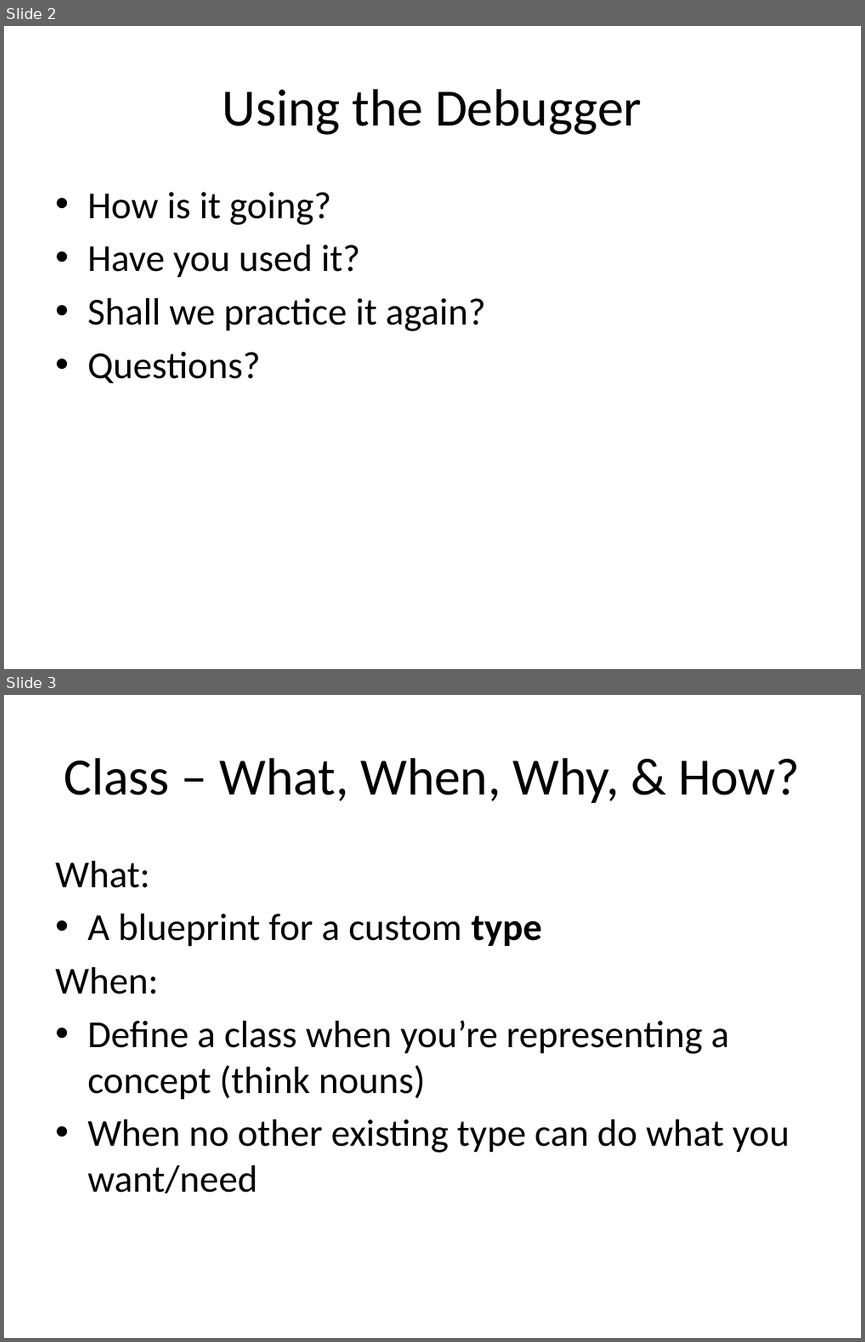
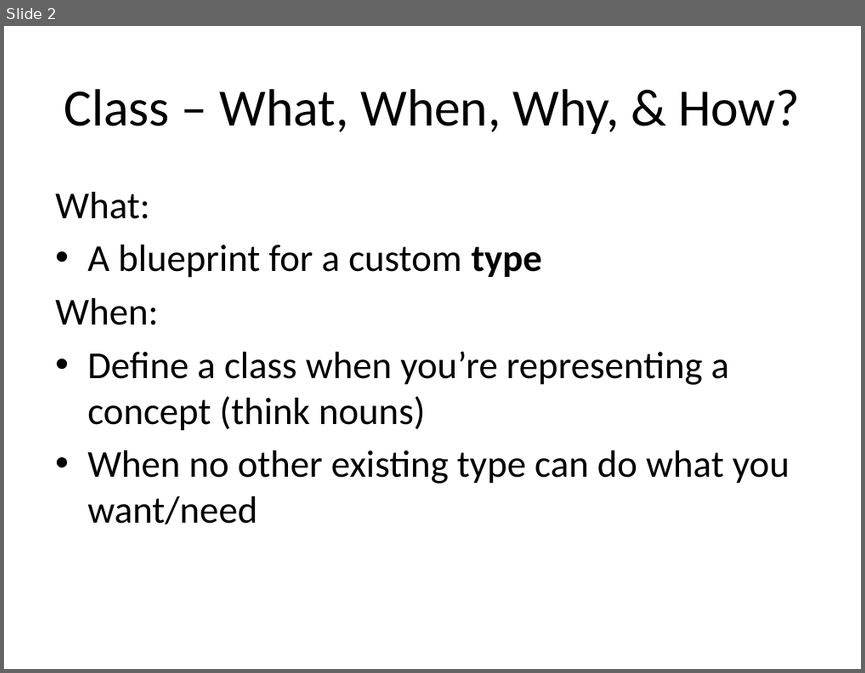
Before and after one commit to RHIT-CSSE/csse220, a slide deck: ClassMaterials/MapsAndObjectIntro/Slides/Part1-ObjectIntro.pptx. Shown one above the other, each under a label of ours: slides 2 and 3 before the commit, slide 2 after it. The pictures are 865x1342 and 865x673 pixels, drawn with LibreOffice and Linux fonts; fonts in the diff are those of the drawing. Boxes give left, top, right and bottom in pixels: in the first picture for what was removed or moved away, otherwise in the second. Text is boxed around its words. In the diff, an @@ line names an element or a change of style, - is before the commit and + after.

```diff
--- a/ClassMaterials/MapsAndObjectIntro/Slides/Part1-ObjectIntro.pptx
+++ b/ClassMaterials/MapsAndObjectIntro/Slides/Part1-ObjectIntro.pptx
@@ slide 2 removed at (4, 26, 861, 669), background #FFFFFF @@
@@ title removed at (222, 89, 642, 135) @@
-Using the Debugger
@@ text removed at (87, 192, 486, 383) @@
-• How is it going?
-• Have you used it?
-• Shall we practice it again?
-• Questions?
@@ what was slide 3 is now slide 2 @@
```
Also in this commit, not shown: 1 slide changed, 1 other file.
